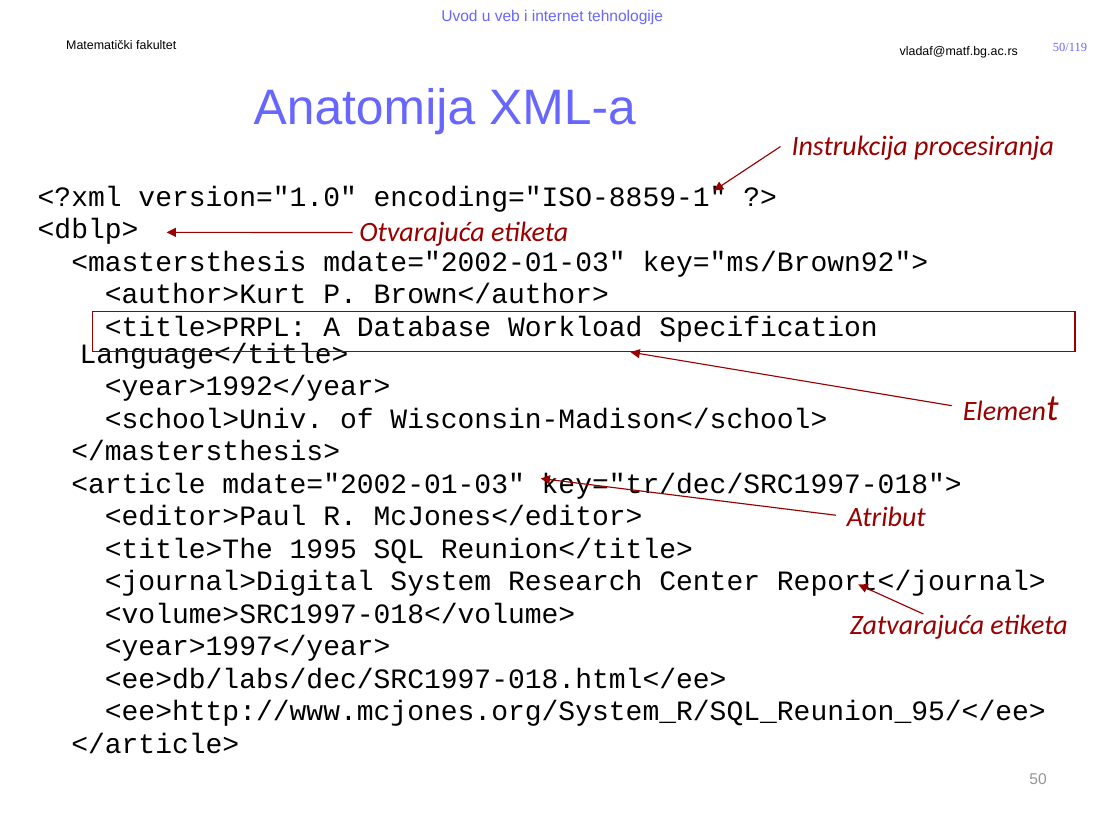
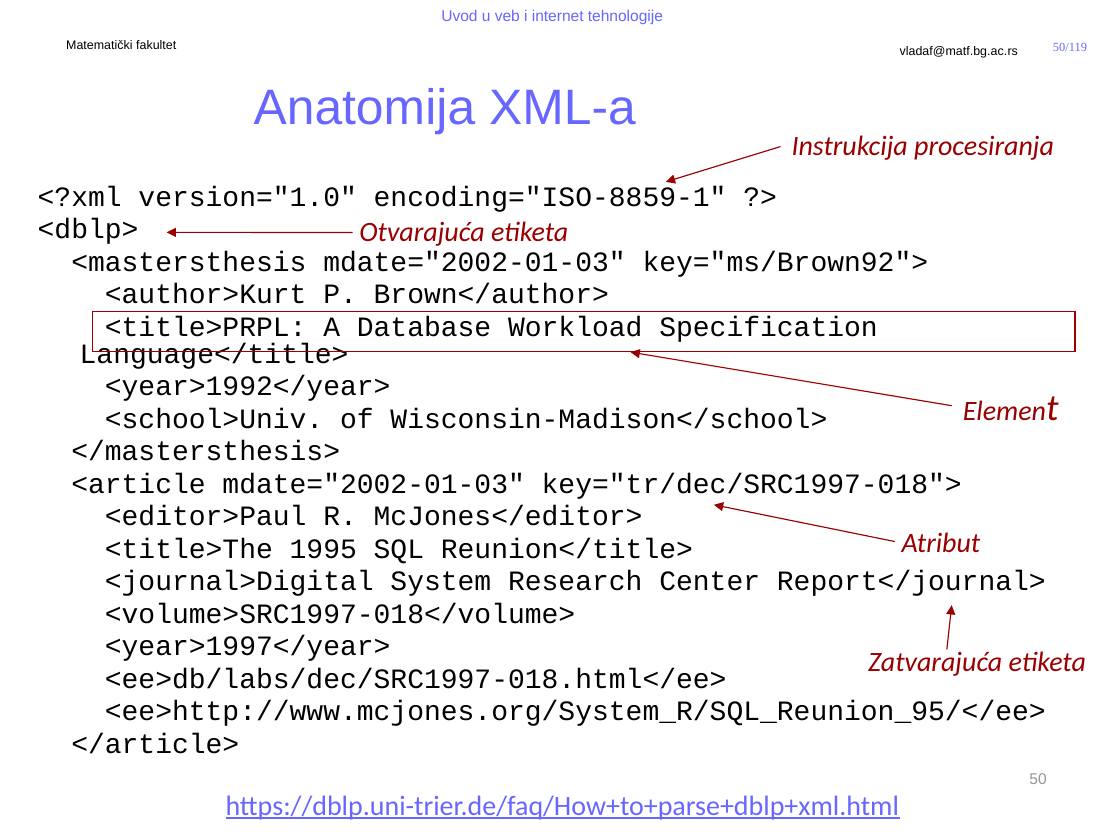
Before and after one commit to MatfUVIT/info, a slide deck: slide 50 of predavanja/prezentacije/UVIT02-01-Jezici za obelezavanje.pptx. Drawn at 1120x840 pixels with LibreOffice and Linux fonts; fonts in the diff are those of the drawing; background and template pictures are left out. Boxes give left, top, right and bottom in pixels: in the first picture for what was removed or moved away, otherwise in the second. Text is boxed around its words. In the diff, an @@ line names an element or a change of style, - is before the commit and + after.

```diff
--- a/predavanja/prezentacije/UVIT02-01-Jezici za obelezavanje.pptx
+++ b/predavanja/prezentacije/UVIT02-01-Jezici za obelezavanje.pptx
@@ arrow moved from (781, 147) - (713, 190) to (781, 147) - (665, 181) @@
@@ text "<?xml version="1.0" encoding="ISO-8859-1" ?>" rewrapped from [38, 186, 1046, 754] to [38, 186, 1046, 726] @@
@@ arrow moved from (836, 515) - (541, 478) to (895, 542) - (713, 505) @@
@@ text "Atribut": place and size @@
-text "Atribut" at [847, 506, 926, 527]
+text "Atribut" at [902, 532, 981, 552]
@@ arrow moved from (923, 614) - (858, 585) to (946, 650) - (952, 605) @@
@@ text "Zatvarajuća etiketa": place and size @@
-text "Zatvarajuća etiketa" at [850, 610, 1067, 639]
+text "Zatvarajuća etiketa" at [868, 648, 1086, 676]
@@ text added at [226, 795, 899, 820], 18 pt, text #6767FF, underline @@
+https://dblp.uni-trier.de/faq/How+to+parse+dblp+xml.html
```
Also in this commit, not shown: 3 other slides changed, 11 other files.
